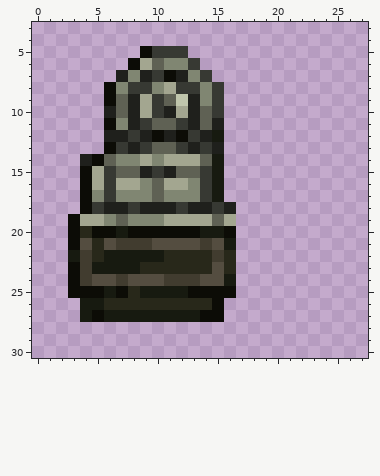
Sprite sheet, stored at content/Entities/Structures/Mechanisms/Cabin/cabin.metal.04.fg.png. Above: the version before the commit.
The file is 32x128 pixels. Colours within 5 levels of each other are drawn and written as one. Shown: x 0..27, y 3..30. The old version is drawn lined up with the new one.
New version:
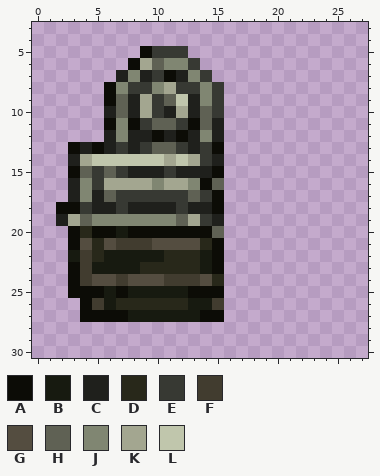
Palette (. is transparent): A #0c0c06  B #171a10  C #1f201c  D #28281a  E #373933  F #413c2f  G #544d40  H #5f6154  J #808672  K #a3a690  L #c0c6ac
Diff:
{"change": "whole drawing moved by -1,+0 (the old picture is shown already moved)"}
{"y":11,"x":8,"old":"C","new":"A"}
{"y":11,"x":13,"old":"C","new":"A"}
{"y":12,"x":7,"old":"CE","new":"JC"}
{"y":12,"x":13,"old":"ECB","new":"CJC"}
{"y":13,"x":3,"old":"...A","new":"ACAC"}
{"y":13,"x":15,"old":"C","new":"A"}
{"y":14,"x":3,"old":".CAHJJKJ","new":"CKLLLLLL"}
{"y":14,"x":12,"old":"K","new":"L"}
{"y":14,"x":14,"old":"HB","new":"EC"}
{"y":15,"x":3,"old":".AKEHH","new":"AHEHEC"}
{"y":15,"x":10,"old":"ECHHEB","new":"CECCCA"}
{"y":16,"x":3,"old":".AKE","new":"CJEK"}
{"y":16,"x":9,"old":"JH","new":"KJ"}
{"y":16,"x":14,"old":"EB","new":"AH"}
{"y":17,"x":3,"old":".AJEJJJHJJJ","new":"CJCHEEEEEEH"}
{"y":17,"x":15,"old":"B","new":"A"}
{"y":18,"x":2,"old":"..AE","new":"AAEC"}
{"y":18,"x":7,"old":"CE","new":"EC"}
{"y":18,"x":15,"old":"EC","new":"A."}
{"y":19,"x":2,"old":".AKK","new":"CKHJ"}
{"y":19,"x":7,"old":"H","new":"J"}
{"y":19,"x":11,"old":"KK","new":"JH"}
{"y":19,"x":14,"old":"KHK","new":"EC."}
{"y":20,"x":14,"old":"BBA","new":"AH."}
{"y":21,"x":14,"old":"FGB","new":"DA."}
{"y":22,"x":14,"old":"DFD","new":"BA."}
{"y":23,"x":14,"old":"DGD","new":"BA."}
{"y":24,"x":15,"old":"GB","new":"D."}
{"y":25,"x":8,"old":"D","new":"B"}
{"y":25,"x":16,"old":"A","new":"."}
{"y":26,"x":4,"old":"BBD","new":"AFB"}
{"y":26,"x":13,"old":"DDA","new":"BBF"}
{"y":27,"x":4,"old":"B","new":"A"}
{"y":27,"x":6,"old":"BB","new":"AA"}
{"label":"changed","picture_box":[56,118,236,322]}
